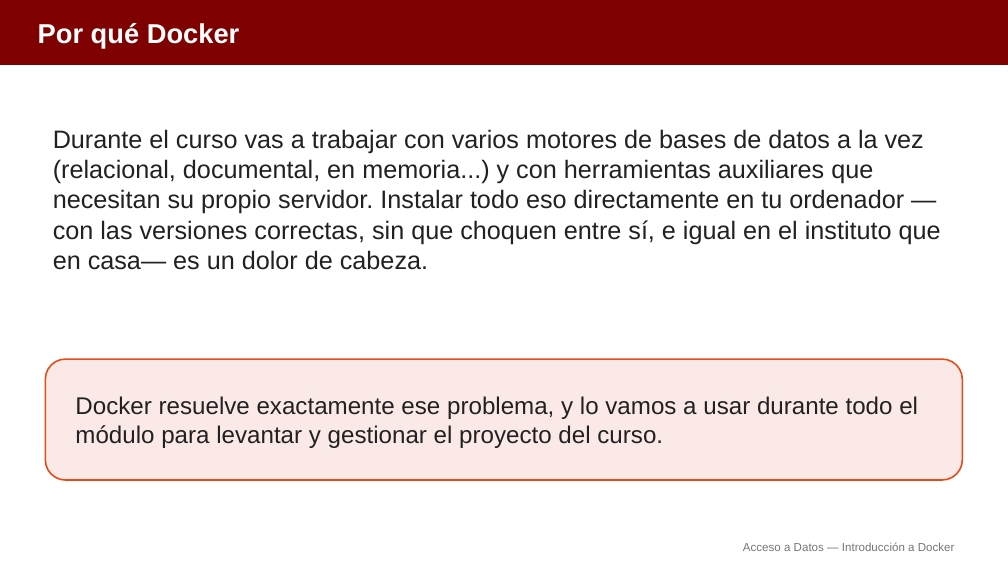
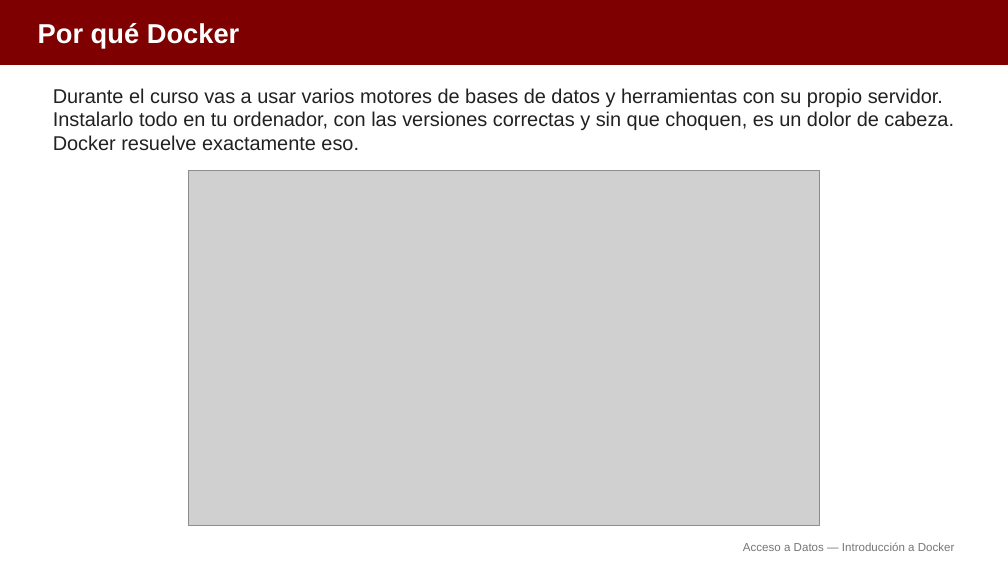
Before and after one commit to aitorventura/acceso-a-datos, a slide deck: slide 2 of docs/tema0/diapositivas/introduccion-docker.pptx. Drawn at 1008x567 pixels with LibreOffice and Linux fonts; fonts in the diff are those of the drawing; grey boxes stand for pictures. Boxes give left, top, right and bottom in pixels: in the first picture for what was removed or moved away, otherwise in the second. Text is boxed around its words. In the diff, an @@ line names an element or a change of style, - is before the commit and + after.

Commit message:
Añade infografías a Docker y Dev Containers (Tema 0)
Incorpora 12 infografías en los apartados de Introducción a Docker y
Dev Containers, y reorganiza las diapositivas correspondientes:
menos diapositivas, con más apoyo visual.

```diff
--- a/docs/tema0/diapositivas/introduccion-docker.pptx
+++ b/docs/tema0/diapositivas/introduccion-docker.pptx
@@ text at [53,88,954,151]: text changed; size 24 to 19 pt @@
-Durante el curso vas a trabajar con varios motores de bases de datos a la vez (relacional, documental, en memoria...) y con herramientas auxiliares que necesitan su propio servidor. Instalar todo eso directamente en tu ordenador —con las versiones correctas, sin que choquen entre sí, e igual en el instituto que en casa— es un dolor de cabeza.
+Durante el curso vas a usar varios motores de bases de datos y herramientas con su propio servidor. Instalarlo todo en tu ordenador, con las versiones correctas y sin que choquen, es un dolor de cabeza. Docker resuelve exactamente eso.
@@ picture added at [188,170,820,526] @@
@@ rounded rectangle removed at [45,359,963,480] @@
@@ text removed at [75,396,918,448] @@
-Docker resuelve exactamente ese problema, y lo vamos a usar durante todo el módulo para levantar y gestionar el proyecto del curso.
```
Also in this commit, not shown: 11 other slides changed, 1 slide added, 6 slides removed, 17 other files.
